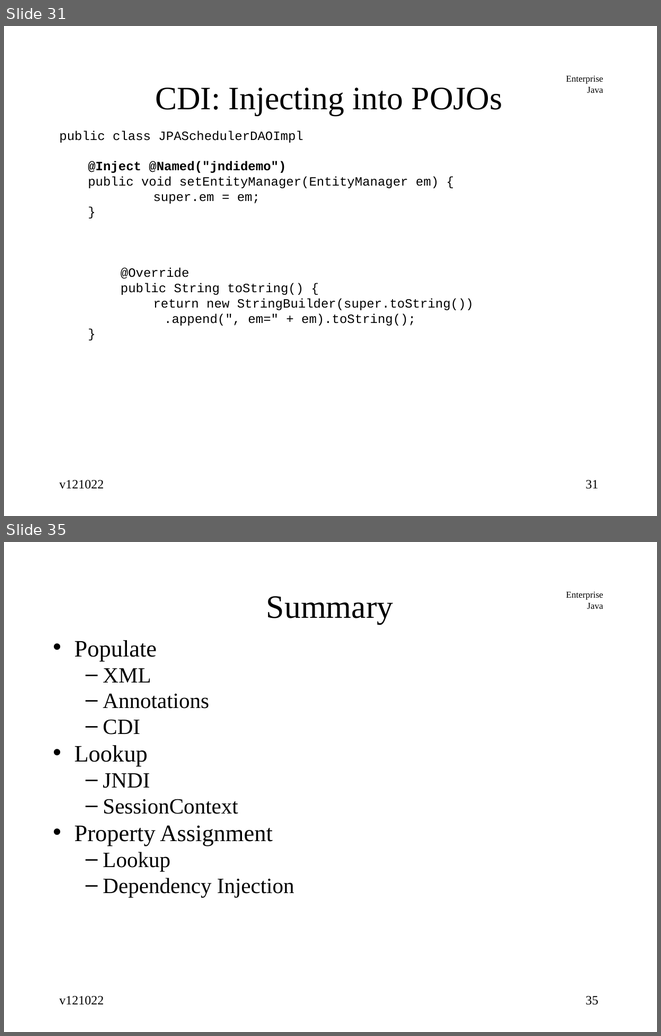
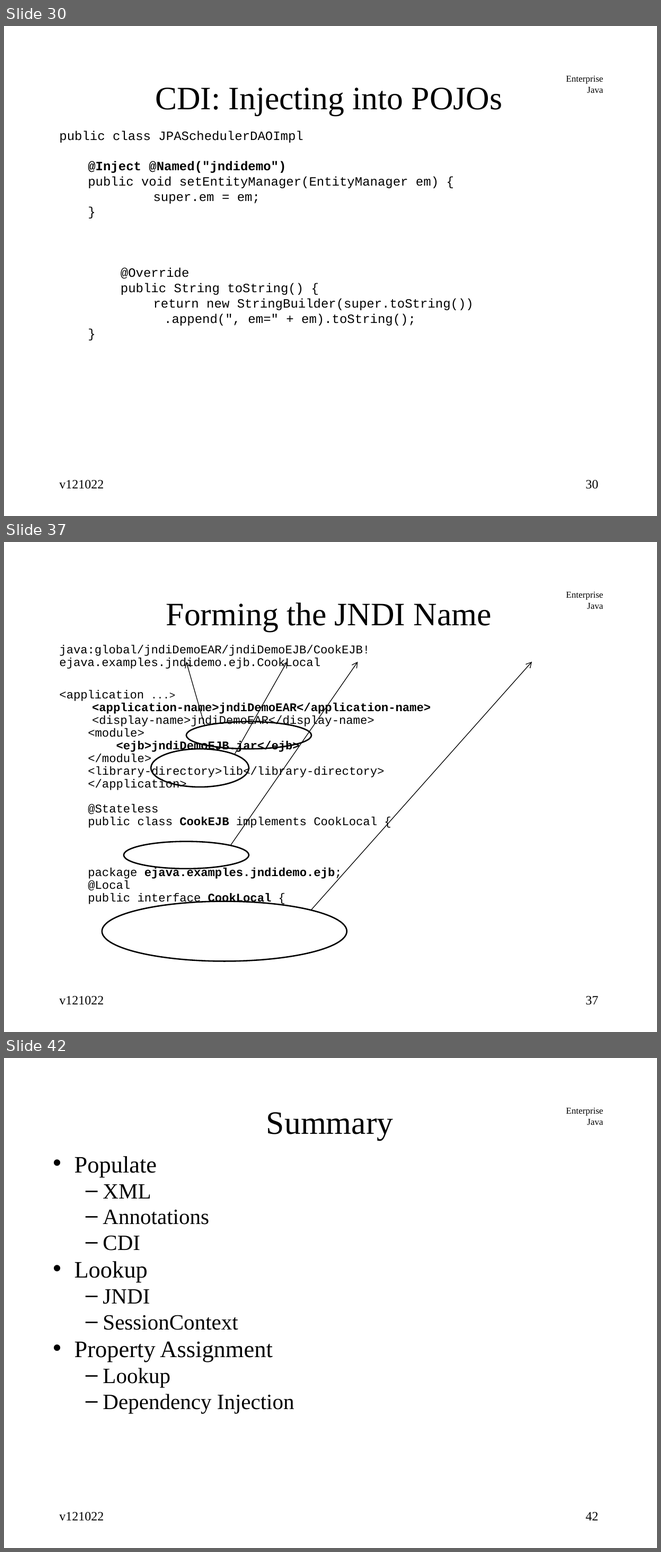
Before and after one commit to jcstaff/ejava-javaee, a slide deck: jndiDemo/src/site/resources/lectures/jndiENC.ppt. Shown one above the other, each under a label of ours: slides 31 and 35 before the commit, slides 30, 37 and 42 after it; the slides between them are not shown. The pictures are 661x1036 and 661x1552 pixels, drawn with LibreOffice and Linux fonts; fonts in the diff are those of the drawing. Boxes give left, top, right and bottom in pixels: in the first picture for what was removed or moved away, otherwise in the second. Text is boxed around its words. In the diff, an @@ line names an element or a change of style, - is before the commit and + after.

Commit message:
added JNDI naming scheme

```diff
--- a/jndiDemo/src/site/resources/lectures/jndiENC.ppt
+++ b/jndiDemo/src/site/resources/lectures/jndiENC.ppt
@@ slide 37 added at bbox=[4, 542, 657, 1032], background #FFFFFF; not listed: 1 template element that a slide beside it also shows @@
@@ title added at bbox=[166, 602, 492, 632], 36 pt, text #000000 @@
+Forming the JNDI Name
@@ text added at bbox=[59, 645, 431, 905], 12.9 pt, text #000000 @@
+java:global/jndiDemoEAR/jndiDemoEJB/CookEJB!ejava.examples.jndidemo.ejb.CookLocal
+<application ...>
+<application-name>jndiDemoEAR</application-name>
+<display-name>jndiDemoEAR</display-name>
+  <module>
+  <ejb>jndiDemoEJB.jar</ejb>
+  </module>
+  <library-directory>lib</library-directory>
+</application>
+@Stateless
+public class CookEJB implements CookLocal {
+package ejava.examples.jndidemo.ejb;
+@Local
+public interface CookLocal {
@@ arrow added from (204, 725) to (186, 661), #000000 0.74 pt @@
@@ arrow added from (231, 845) to (358, 661), #000000 0.74 pt @@
@@ arrow added from (235, 754) to (286, 661), #000000 0.74 pt @@
@@ arrow added from (311, 910) to (531, 661), #000000 0.74 pt @@
@@ ellipse added at bbox=[186, 722, 311, 749], outline #000000 1.5 pt @@
@@ ellipse added at bbox=[151, 749, 249, 787], outline #000000 1.5 pt @@
@@ ellipse added at bbox=[123, 841, 249, 868], outline #000000 1.5 pt @@
@@ ellipse added at bbox=[102, 901, 347, 961], outline #000000 1.5 pt @@
@@ text added at bbox=[59, 996, 104, 1005], 14 pt, text #000000 @@
+v121022
@@ page number added at bbox=[585, 996, 598, 1005], 14 pt, text #000000 @@
+37
@@ what was slide 31 is now slide 30 @@
@@ page number at bbox=[585, 480, 598, 489]: text changed @@
-31
+30
@@ what was slide 35 is now slide 42 @@
@@ page number at bbox=[585, 1512, 598, 1520]: text changed @@
-35
+42
```
Also in this commit, not shown: 11 slides changed, 6 other slides added.
